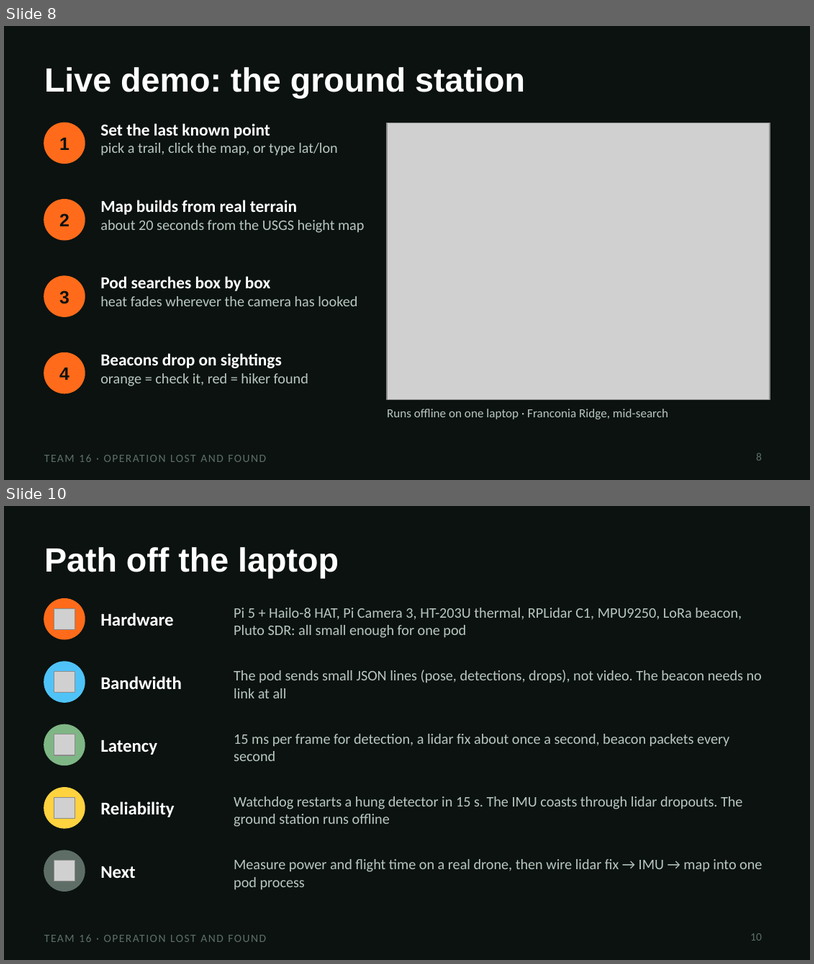
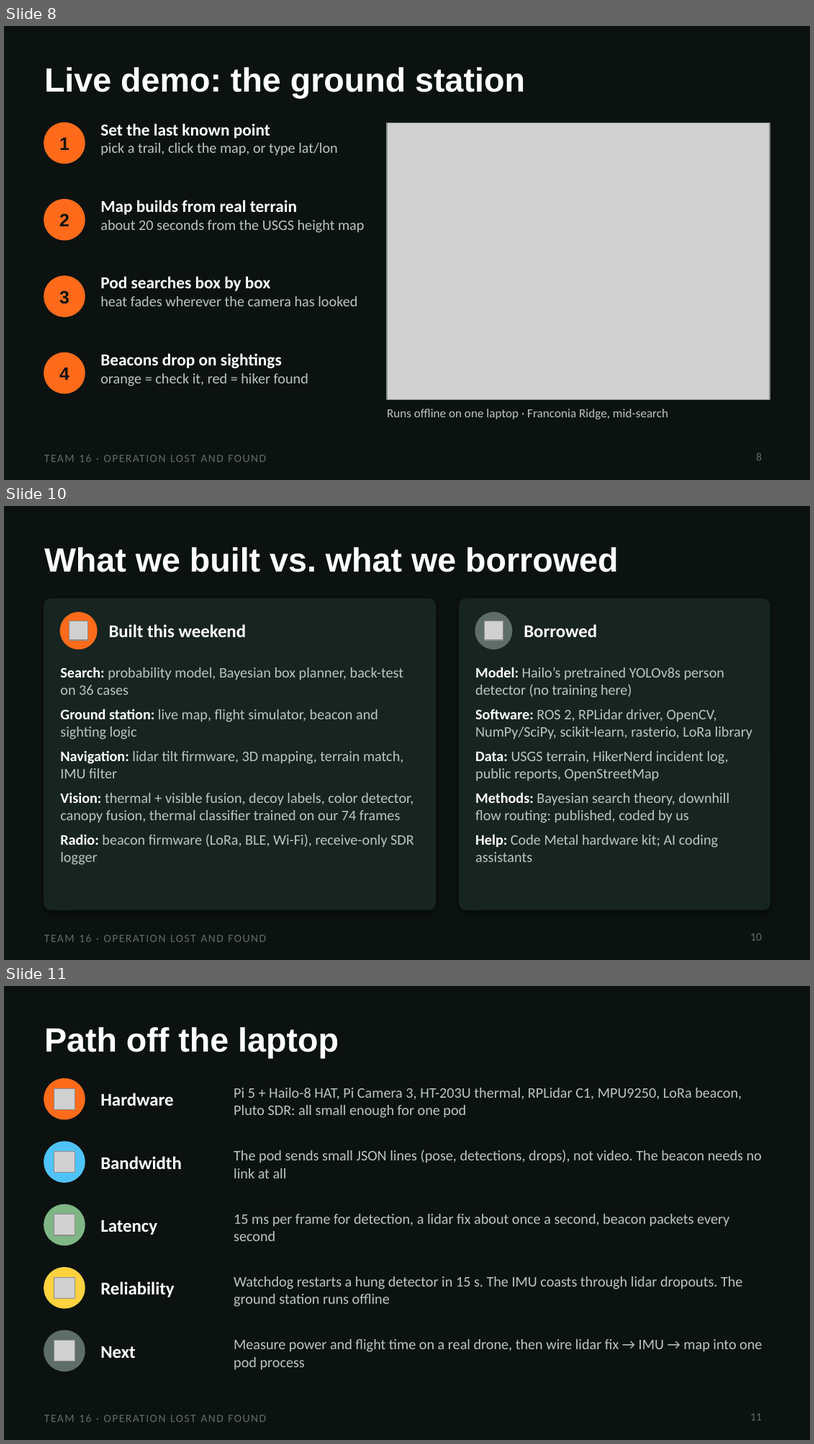
Before and after one commit to CodeMetalForge-Hackathon/Team-16-Operation-Lost-and-Found, a slide deck: Top 5 Presentation.pptx. Shown one above the other, each under a label of ours: slides 8 and 10 before the commit, slides 8, 10 and 11 after it; the slides between them are not shown. The pictures are 814x964 and 814x1444 pixels, drawn with LibreOffice and Linux fonts; fonts in the diff are those of the drawing; grey boxes stand for pictures. Boxes give left, top, right and bottom in pixels: in the first picture for what was removed or moved away, otherwise in the second. Text is boxed around its words. In the diff, an @@ line names an element or a change of style, - is before the commit and + after.

```diff
--- a/Top 5 Presentation.pptx
+++ b/Top 5 Presentation.pptx
@@ slide 10 added at box(4, 506, 810, 960), background #0B1210; not listed: 1 template element that a slide beside it also shows @@
@@ title added at box(44, 547, 618, 572), 30 pt, text #FFFFFF, bold @@
+What we built vs. what we borrowed
@@ rounded rectangle added at box(44, 599, 435, 909), fill #17241F, outline #17241F 1 pt @@
@@ ellipse added at box(60, 613, 97, 649), fill #FF6B1A, outline #FF6B1A 1 pt @@
@@ rounded rectangle added at box(460, 599, 770, 909), fill #17241F, outline #17241F 1 pt @@
@@ ellipse added at box(476, 613, 512, 649), fill #5E6E67, outline #5E6E67 1 pt @@
@@ picture added at box(70, 621, 88, 640) @@
@@ text added at box(109, 624, 247, 637), 16 pt, text #FFFFFF, bold @@
+Built this weekend
@@ picture added at box(485, 621, 503, 640) @@
@@ text added at box(524, 624, 597, 637), 16 pt, text #FFFFFF, bold @@
+Borrowed
@@ text added at box(60, 667, 414, 865), 13 pt, text #B9C7C0 @@
+• Search: probability model, Bayesian box planner, back-test on 36 cases
+• Ground station: live map, flight simulator, beacon and sighting logic
+• Navigation: lidar tilt firmware, 3D mapping, terrain match, IMU filter
+• Vision: thermal + visible fusion, decoy labels, color detector, canopy fusion, thermal classifier trained on our 74 frames
+• Radio: beacon firmware (LoRa, BLE, Wi-Fi), receive-only SDR logger
@@ text added at box(476, 667, 753, 862), 13 pt, text #B9C7C0 @@
+• Model: Hailo’s pretrained YOLOv8s person detector (no training here)
+• Software: ROS 2, RPLidar driver, OpenCV, NumPy/SciPy, scikit-learn, rasterio, LoRa library
+• Data: USGS terrain, HikerNerd incident log, public reports, OpenStreetMap
+• Methods: Bayesian search theory, downhill flow routing: published, coded by us
+• Help: Code Metal hardware kit; AI coding assistants
@@ page number added at box(751, 933, 762, 940), 10 pt, text #5E6E67 @@
+10
@@ what was slide 10 is now slide 11 @@
@@ page number at box(751, 1413, 762, 1420): text changed @@
-10
+11
```
Also in this commit, not shown: 1 slide changed.
